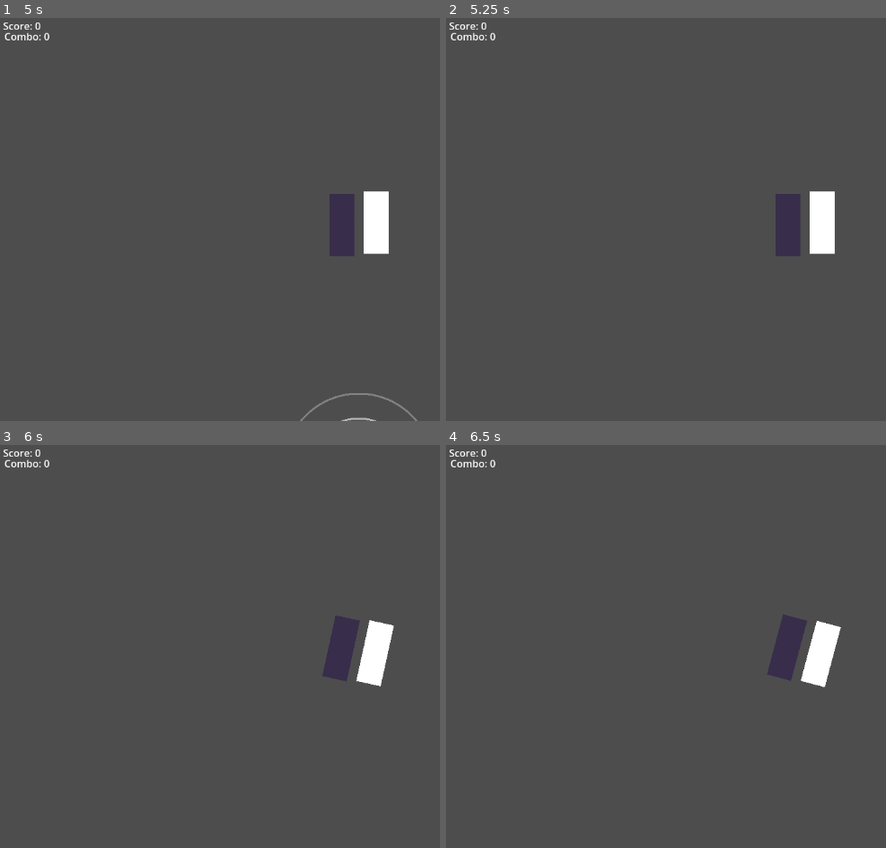
Above: before the commit, frames 1-4 (two rows, left to right).
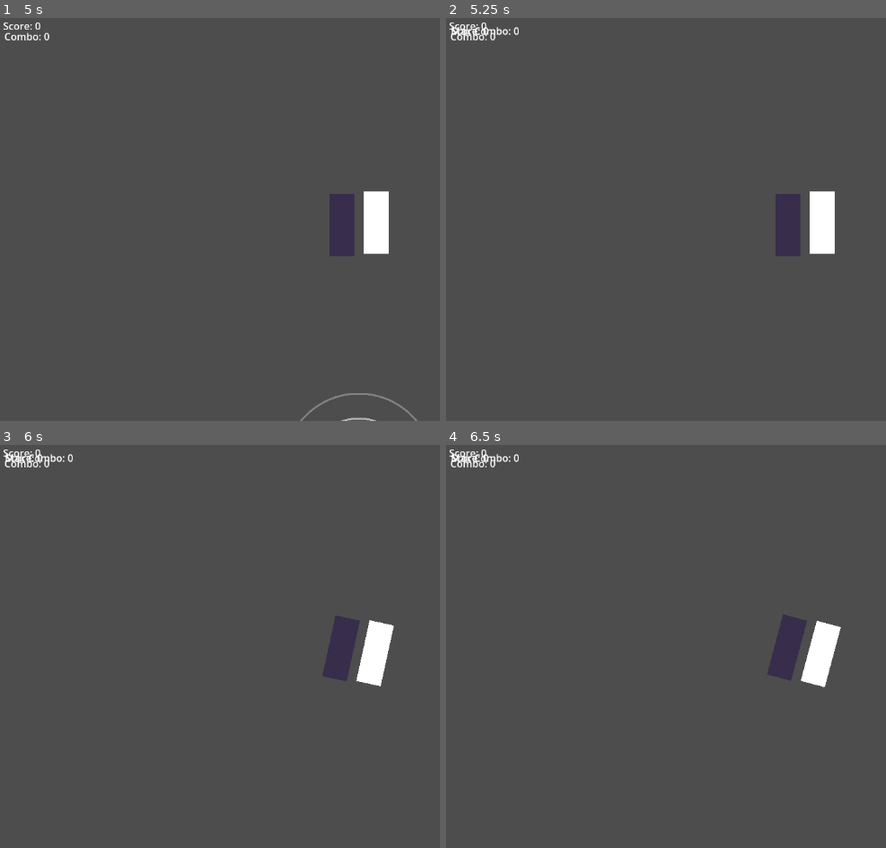
Above: after the commit, the same moments.

Repository: CilginSinek/cattivity
Game: Godot game, scene res://scenes/Main.tscn
The game is run twice, just before and just after one commit, with the same random seed, the same clock (stepped at 60 frames per second) and the same inputs.
Inputs:
- Up to frame 1 (5 s): tap Enter at 0.5, 2.75 s; hold D (rotate_right) 0.53-1.28 s; hold A (rotate_left) 1.28-2.03 s; tap Space at 2, 4.25 s; hold D (rotate_right) 2.03-3.53 s; hold A (rotate_left) from 3.53 s (still down)
- Up to frame 2 (5.25 s): keep holding A (rotate_left); tap Enter at 5 s
- Up to frame 3 (6 s): tap Space at 5.75 s; release A (rotate_left) at 5.78 s; hold D (rotate_right) from 5.78 s (still down)
- Up to frame 4 (6.5 s): keep holding D (rotate_right)

Frame 1 is identical in both runs. In frame 2, 0.2% of the frame differs, in the area x 1-17%, y 2-5%; in frame 3, 0.2%; in frame 4, 0.2%.

Commit message:
feat: ResultUI visible on game end

Diff:
--- a/godot/scenes/Main.gd
+++ b/godot/scenes/Main.gd
@@ -1,3 +1,28 @@
+## res://scenes/Main.gd
+#extends Node
+#
+#@onready var note_spawner: Node = $Gameplay/NoteSpawner
+#
+#func _ready() -> void:
+	#var test_data = {
+		#"name": "Test Map",
+		#"artist": "Test Artist",
+		#"bpm": 120,
+		#"offset": 0,
+		#"duration": 10000,
+		#"inputs": [
+			#{"time": 2000, "direction": 0},
+			#{"time": 4000, "direction": 1},
+			#{"time": 6000, "direction": 0},
+			#{"time": 8000, "direction": 1},
+		#]
+	#}
+	#
+	#BeatmapController.load_from_api(test_data)
+	#note_spawner.setup(BeatmapController.get_notes())
+	#SongManager.play()
+	#note_spawner._active = true
+	#
 # res://scenes/Main.gd
 extends Node
 
@@ -22,3 +47,6 @@
 	note_spawner.setup(BeatmapController.get_notes())
 	SongManager.play()
 	note_spawner._active = true
+
+	await get_tree().create_timer(5.0).timeout
+	GameStateManager.end_game()
--- a/godot/scenes/Main.tscn
+++ b/godot/scenes/Main.tscn
@@ -95,8 +95,10 @@
 [node name="ResultUI" type="Control" parent="UI" unique_id=438137879]
 layout_mode = 3
 anchors_preset = 0
-offset_right = 40.0
-offset_bottom = 40.0
+offset_left = 8.0
+offset_top = 9.0
+offset_right = 48.0
+offset_bottom = 49.0
 script = ExtResource("8_q8u5g")
 
 [node name="ScoreLabel" type="Label" parent="UI/ResultUI" unique_id=1133084334]
--- a/godot/scenes/ResultUI.gd
+++ b/godot/scenes/ResultUI.gd
@@ -7,7 +7,7 @@
 var _http: HTTPRequest
 
 func _ready() -> void:
-	visible = false
+	visible = true  # geçici test
 	_http = HTTPRequest.new()
 	add_child(_http)
 	_http.request_completed.connect(_on_post_complete)
